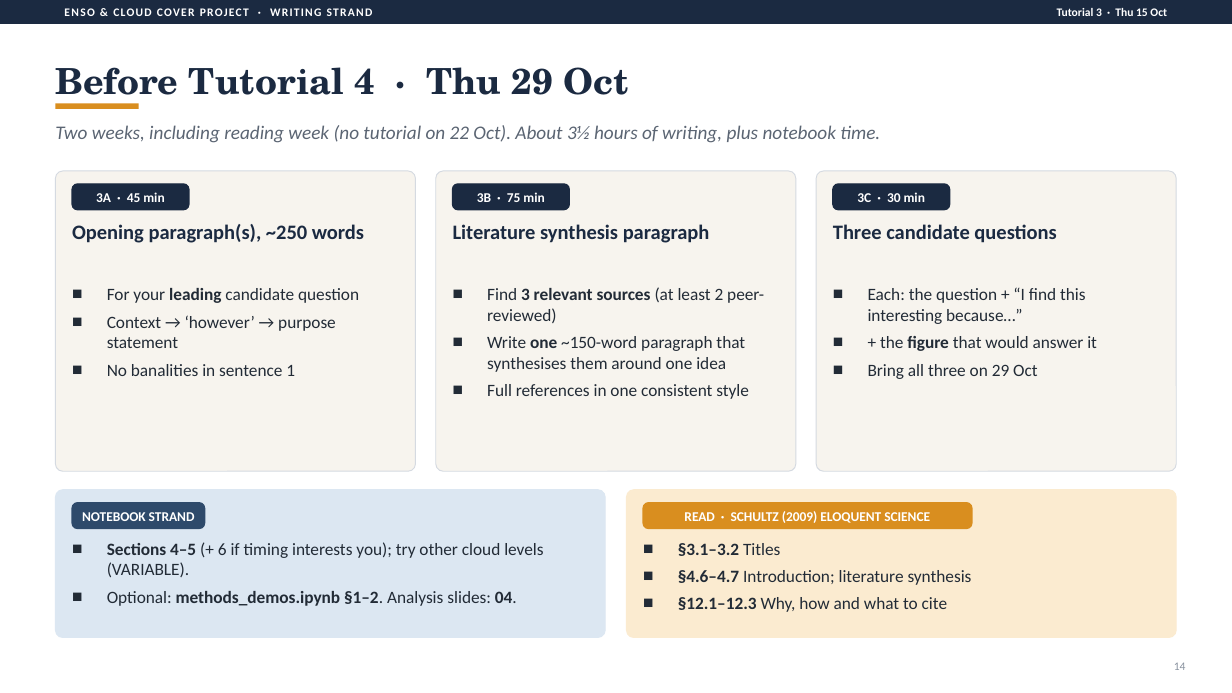
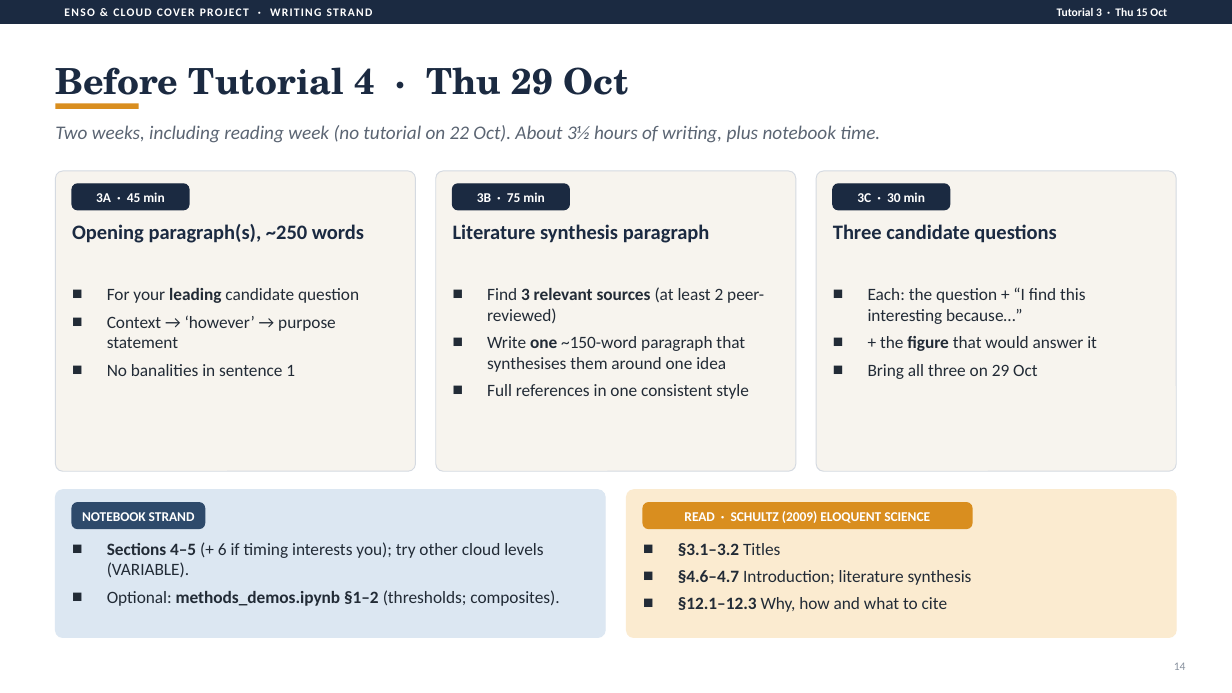
Before and after one commit to UoM-maul1609/tutorial-schedule-1, a slide deck: slide 14 of analyses-project/guidance/W3_Writing_the_introduction.pptx. Drawn at 1232x693 pixels with LibreOffice and Linux fonts; fonts in the diff are those of the drawing. Boxes give left, top, right and bottom in pixels: in the first picture for what was removed or moved away, otherwise in the second. Text is boxed around its words. In the diff, an @@ line names an element or a change of style, - is before the commit and + after.

```diff
--- a/analyses-project/guidance/W3_Writing_the_introduction.pptx
+++ b/analyses-project/guidance/W3_Writing_the_introduction.pptx
@@ text at box(107, 590, 559, 606): text changed @@
-■ Optional: methods_demos.ipynb §1–2. Analysis slides: 04.
+■ Optional: methods_demos.ipynb §1–2 (thresholds; composites).
```
Also in this commit, not shown: 19 other files.
